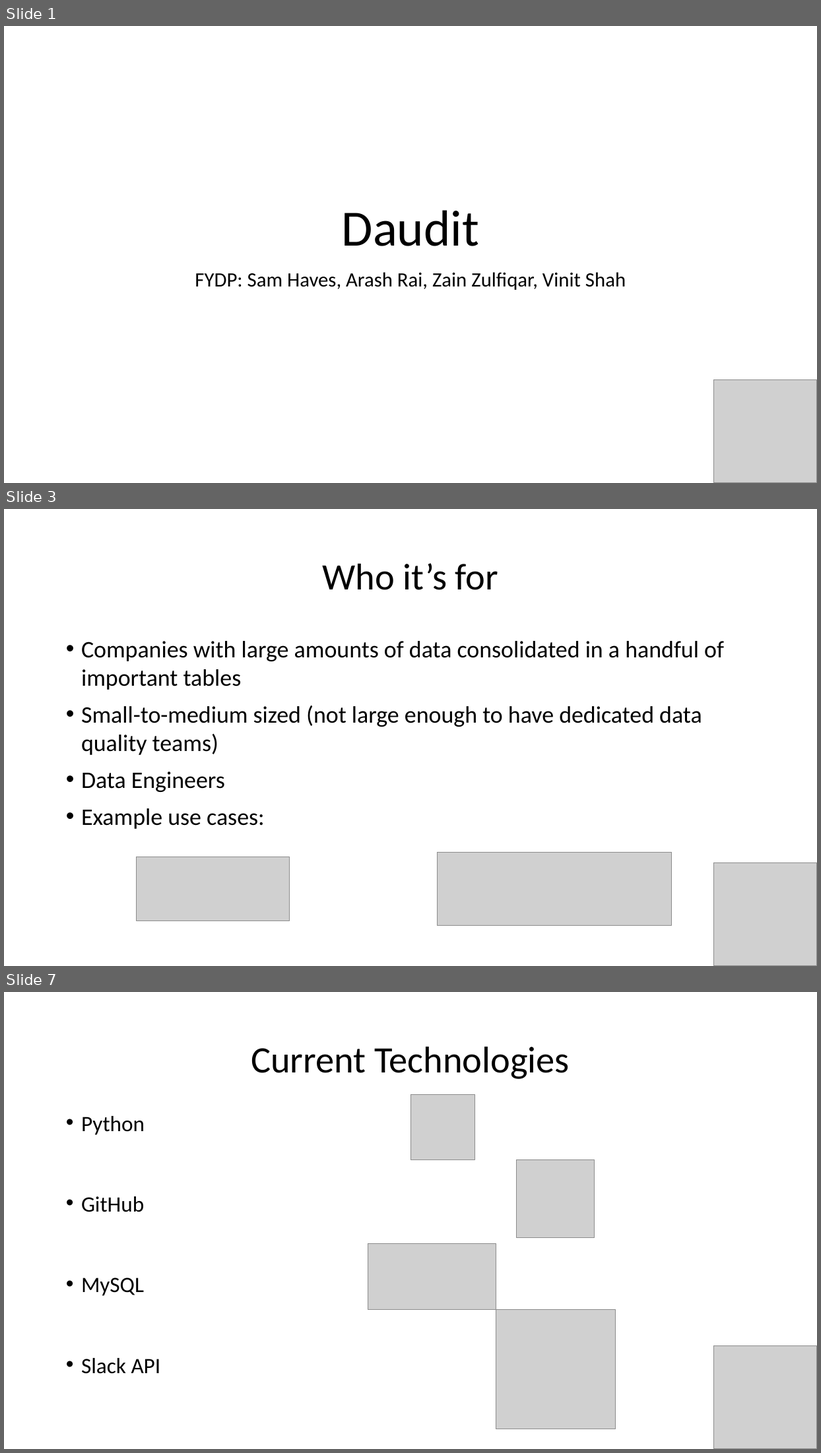
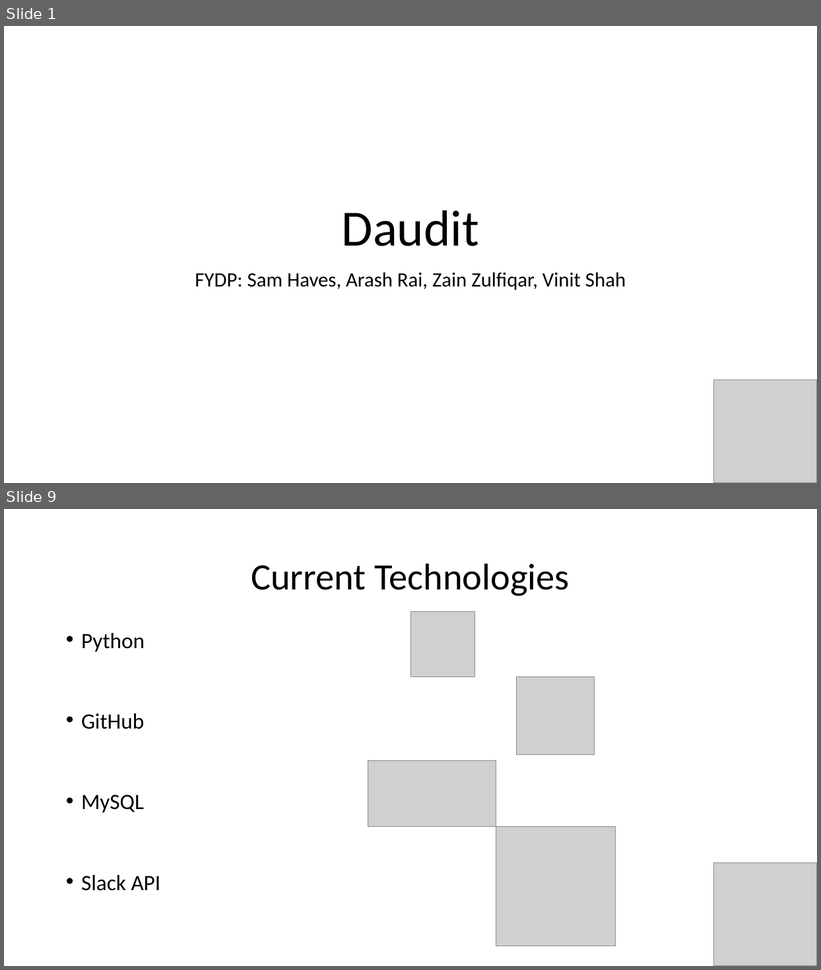
Before and after one commit to havess/daudit, a slide deck: midterm_presentation.pptx. Shown one above the other, each under a label of ours: slides 1, 3 and 7 before the commit, slides 1 and 9 after it; the slides between them are not shown. The pictures are 821x1453 and 821x970 pixels, drawn with LibreOffice and Linux fonts; fonts in the diff are those of the drawing; grey boxes stand for pictures. Boxes give left, top, right and bottom in pixels: in the first picture for what was removed or moved away, otherwise in the second. Text is boxed around its words. In the diff, an @@ line names an element or a change of style, - is before the commit and + after.

```diff
--- a/midterm_presentation.pptx
+++ b/midterm_presentation.pptx
@@ slide 3 removed at (x1=4, y1=509, x2=817, y2=966), background #FFFFFF @@
@@ title removed at (x1=322, y1=563, x2=498, y2=590) @@
-Who it’s for
@@ text removed at (x1=81, y1=641, x2=724, y2=829) @@
-• Companies with large amounts of data consolidated in a handful of important tables
-• Small-to-medium sized (not large enough to have dedicated data quality teams)
-• Data Engineers
-• Example use cases:
@@ picture removed at (x1=137, y1=857, x2=290, y2=921) @@
@@ picture removed at (x1=437, y1=852, x2=672, y2=925) @@
@@ picture removed at (x1=714, y1=863, x2=817, y2=966) @@
@@ what was slide 7 is now slide 9 @@
```
Also in this commit, not shown: 7 slides added, 10 other slides removed, 6 other files.
